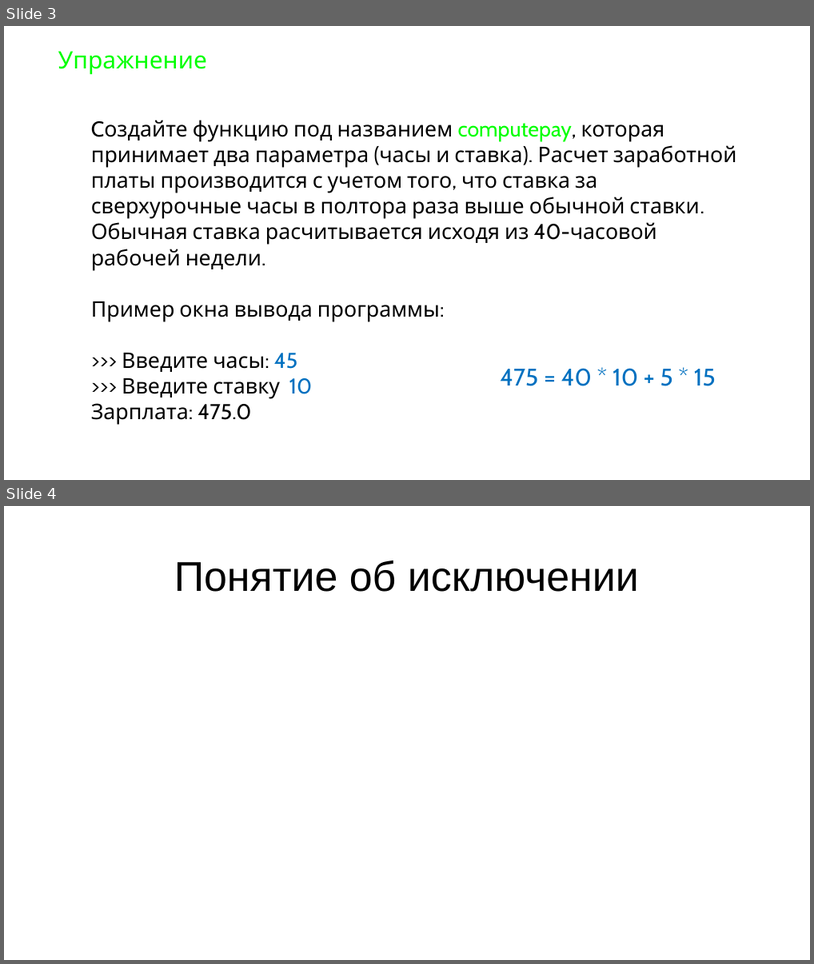
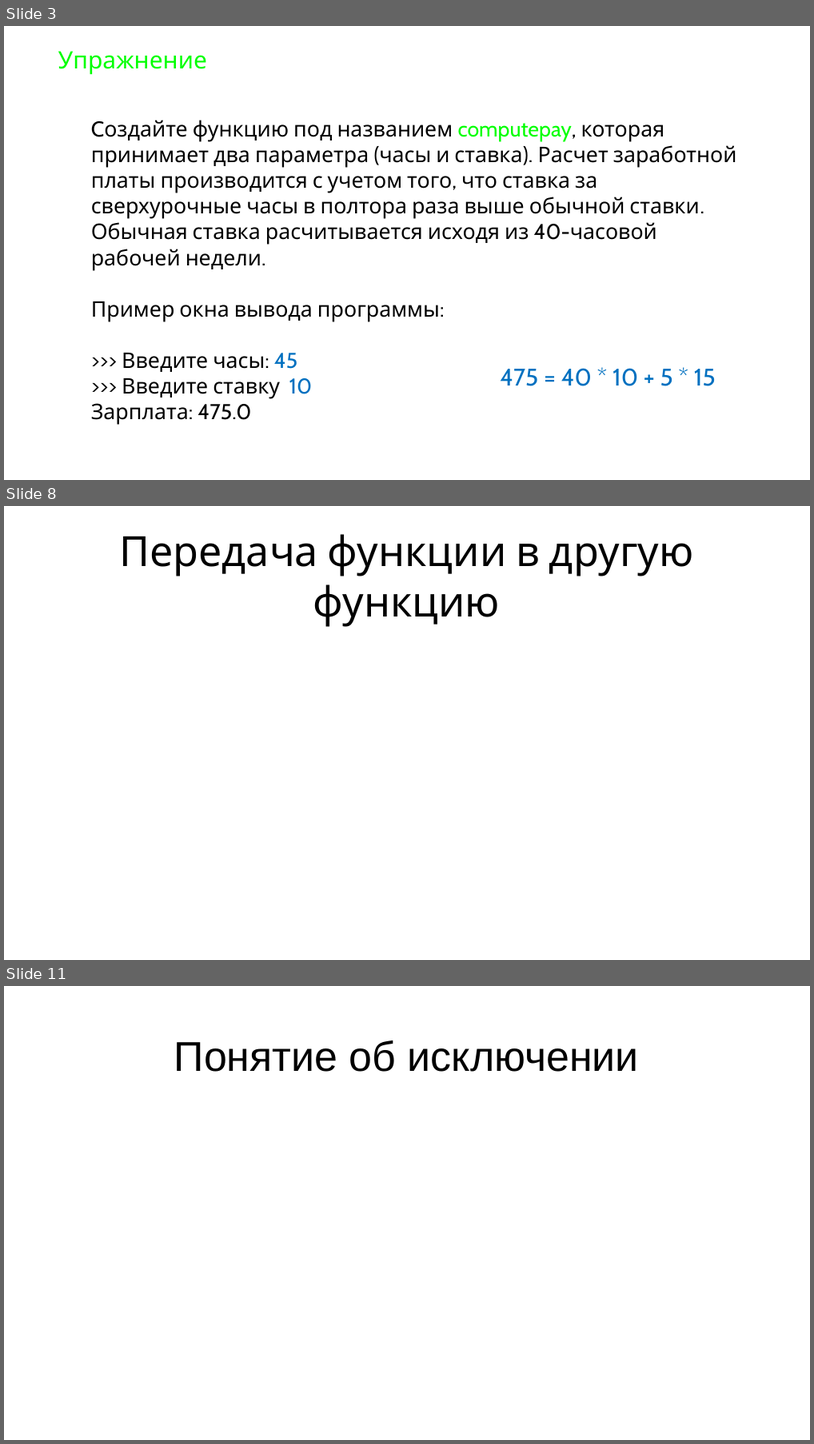
Before and after one commit to maxchv/LearnPython, a slide deck: week05/Exceptions.pptx. Shown one above the other, each under a label of ours: slides 3 and 4 before the commit, slides 3, 8 and 11 after it; the slides between them are not shown. The pictures are 814x964 and 814x1444 pixels, drawn with LibreOffice and Linux fonts; fonts in the diff are those of the drawing. Boxes give left, top, right and bottom in pixels: in the first picture for what was removed or moved away, otherwise in the second. Text is boxed around its words. In the diff, an @@ line names an element or a change of style, - is before the commit and + after.

```diff
--- a/week05/Exceptions.pptx
+++ b/week05/Exceptions.pptx
@@ slide 8 added at (4,506,810,960), background #FFFFFF @@
@@ title added at (119,534,694,627), 66 pt, text #000000 @@
+Передача функции в другую функцию
@@ what was slide 4 is now slide 11 @@
```
Also in this commit, not shown: 6 other slides added, 5 other files.
